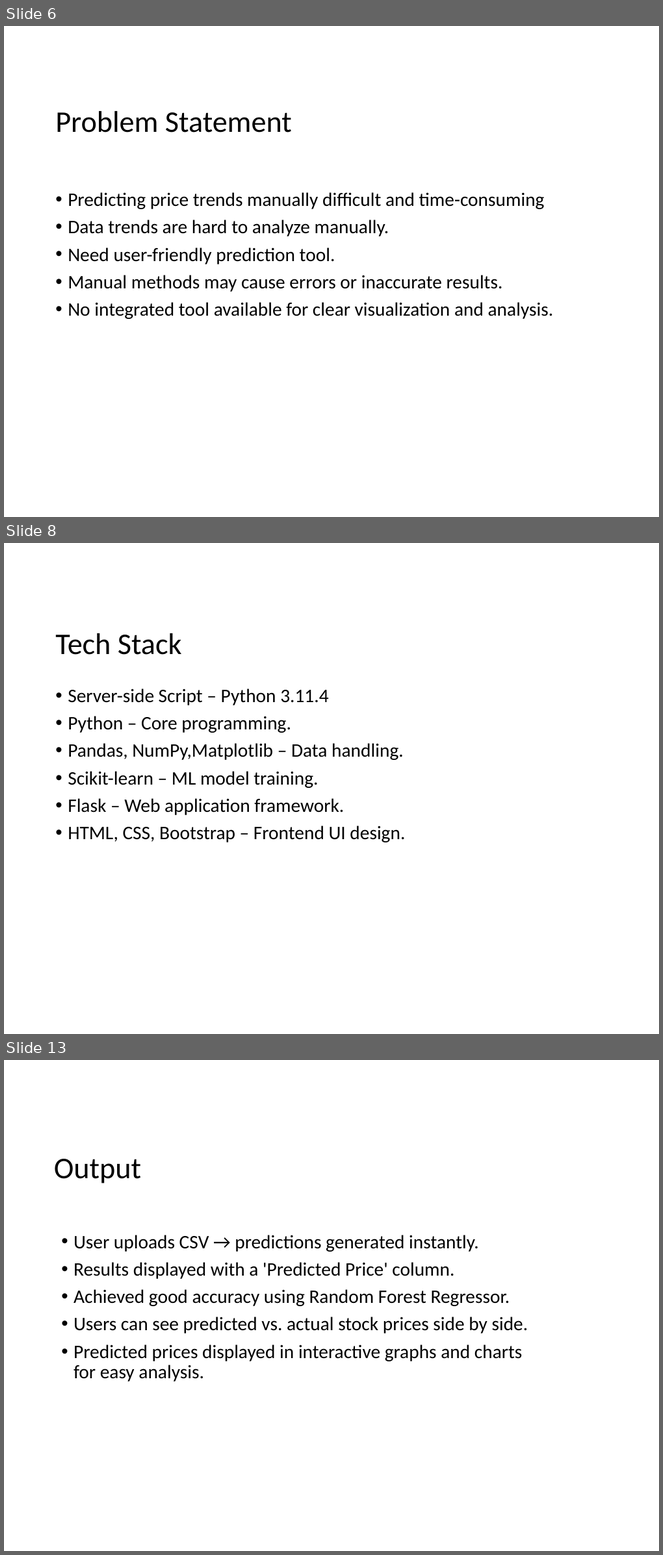
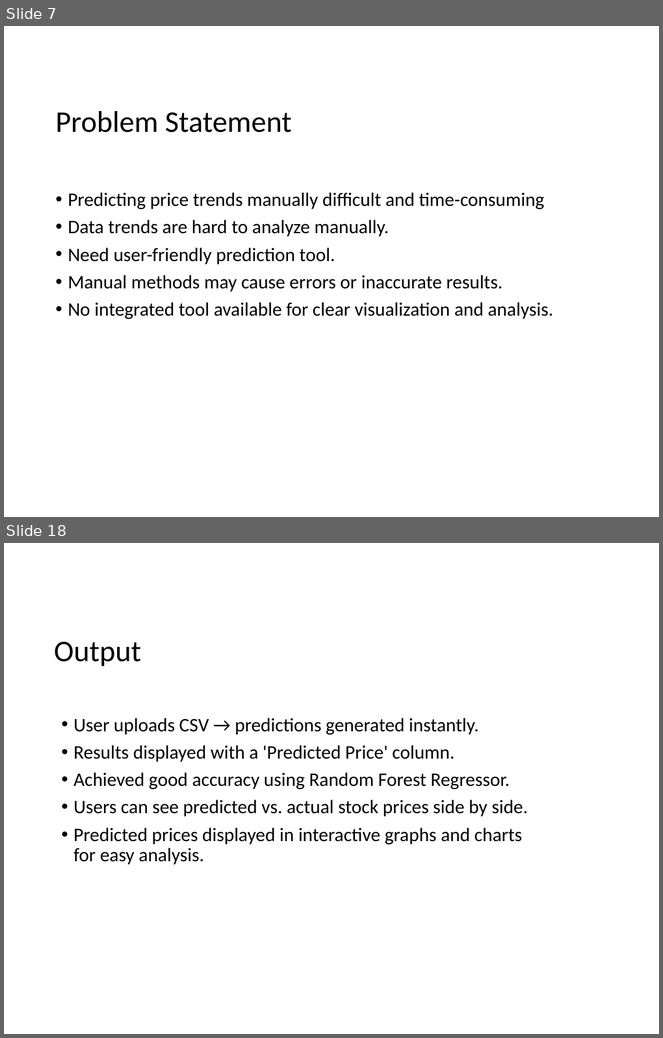
Before and after one commit to swetha-01-max/Estimating-stock-prediction-, a slide deck: Stock_Prediction_Flask_Project_Presentation1.pptx. Shown one above the other, each under a label of ours: slides 6, 8 and 13 before the commit, slides 7 and 18 after it; the slides between them are not shown. The pictures are 663x1555 and 663x1038 pixels, drawn with LibreOffice and Linux fonts; fonts in the diff are those of the drawing; background and template pictures are left out. Boxes give left, top, right and bottom in pixels: in the first picture for what was removed or moved away, otherwise in the second. Text is boxed around its words. In the diff, an @@ line names an element or a change of style, - is before the commit and + after.

```diff
--- a/Stock_Prediction_Flask_Project_Presentation1.pptx
+++ b/Stock_Prediction_Flask_Project_Presentation1.pptx
@@ slide 8 removed at bbox=[4, 543, 659, 1034], background picture (left out) @@
@@ title removed at bbox=[55, 633, 182, 655] @@
-Tech Stack
@@ text removed at bbox=[68, 689, 405, 843] @@
-• Server-side Script – Python 3.11.4
-• Python – Core programming.
-• Pandas, NumPy,Matplotlib – Data handling.
-• Scikit-learn – ML model training.
-• Flask – Web application framework.
-• HTML, CSS, Bootstrap – Frontend UI design.
@@ what was slide 6 is now slide 7 @@
@@ what was slide 13 is now slide 18 @@
```
Also in this commit, not shown: 9 slides changed, 6 slides added.
